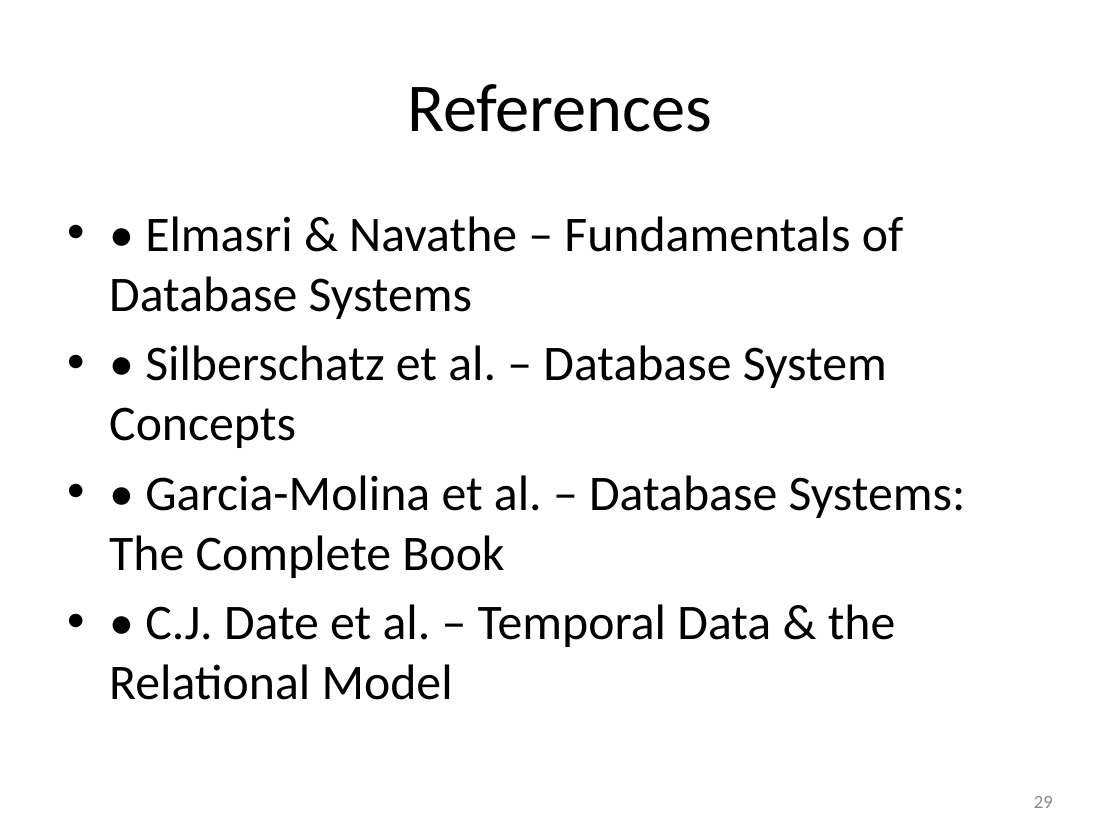
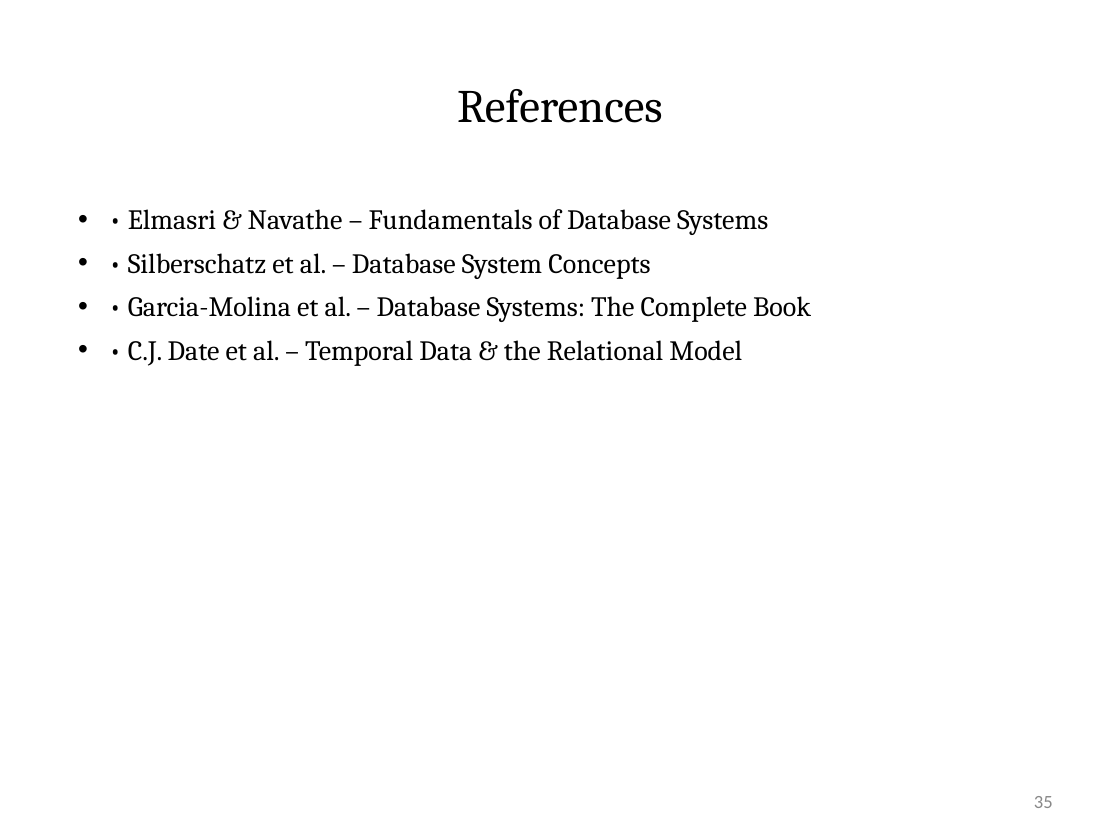
Before and after one commit to rizveeredwan/course-contents, a slide deck: slide 35 of CSE-3104/Slides/Introduction_to_modern_databases.pptx (slide 29 before the commit). Drawn at 1120x840 pixels with LibreOffice and Linux fonts; fonts in the diff are those of the drawing. Boxes give left, top, right and bottom in pixels: in the first picture for what was removed or moved away, otherwise in the second. Text is boxed around its words. In the diff, an @@ line names an element or a change of style, - is before the commit and + after.

```diff
--- a/CSE-3104/Slides/Introduction_to_modern_databases.pptx
+++ b/CSE-3104/Slides/Introduction_to_modern_databases.pptx
@@ title "References" at box(457, 89, 663, 123): size 44 to 30 pt, font Calibri to Cambria @@
@@ text "• Elmasri & Navathe – ..." at box(128, 209, 811, 366): size 32 to 18 pt, font Calibri to Cambria; indent changed @@
@@ page number at box(1034, 796, 1053, 808): text changed @@
-29
+35
```
Also in this commit, not shown: 5 other slides changed, 13 slides added, 7 slides removed.
